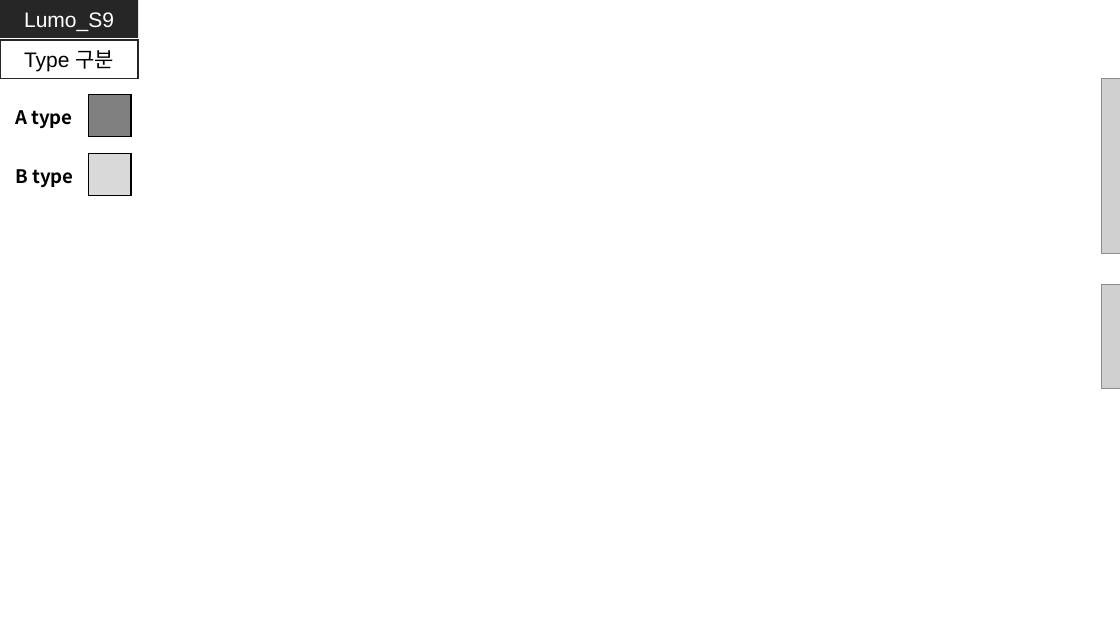
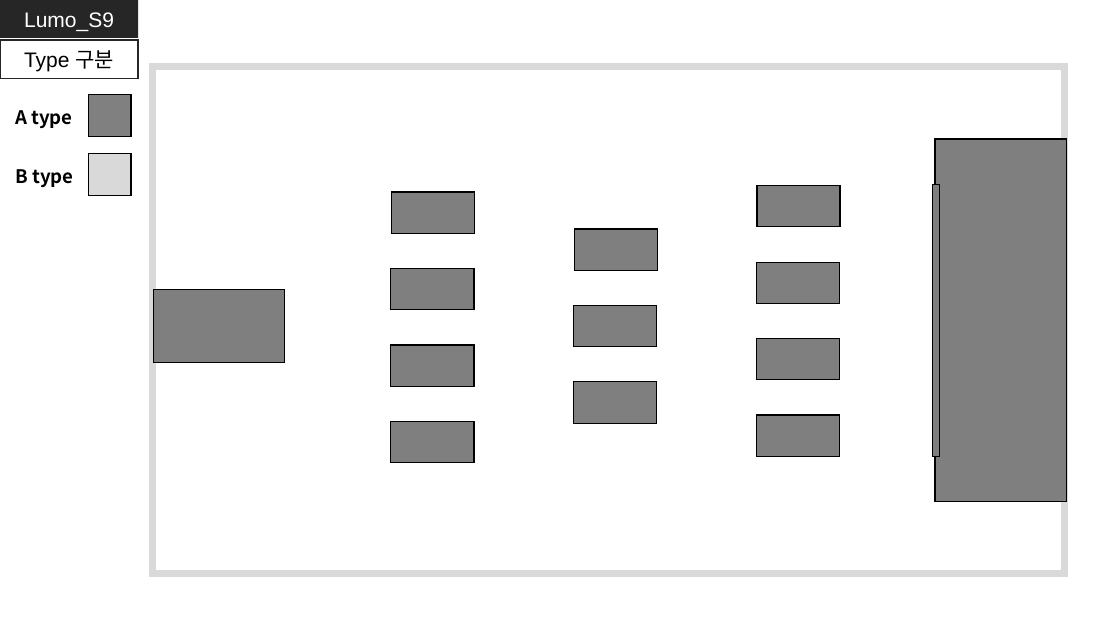
Before and after one commit to GGMGangsterHamster/GangsterHamster, a slide deck: slide 14 of Documents/Lumo_Stage - Nam.pptx. Drawn at 1120x630 pixels with LibreOffice and Linux fonts; fonts in the diff are those of the drawing; grey boxes stand for pictures. Boxes give left, top, right and bottom in pixels: in the first picture for what was removed or moved away, otherwise in the second. Text is boxed around its words. In the diff, an @@ line names an element or a change of style, - is before the commit and + after.

```diff
--- a/Documents/Lumo_Stage - Nam.pptx
+++ b/Documents/Lumo_Stage - Nam.pptx
@@ rectangle added at bbox=[153, 66, 1065, 574], outline #D9D9D9 6 pt @@
@@ picture removed at bbox=[1102, 78, 1120, 254] @@
@@ rectangle added at bbox=[935, 139, 1067, 502], fill #7F7F7F, outline #000000 1 pt @@
@@ rectangle added at bbox=[392, 192, 475, 234], fill #7F7F7F, outline #000000 1 pt @@
@@ rectangle added at bbox=[757, 186, 840, 227], fill #7F7F7F, outline #000000 1 pt @@
@@ rectangle added at bbox=[933, 185, 940, 457], fill #7F7F7F, outline #000000 1 pt @@
@@ rectangle added at bbox=[574, 229, 657, 271], fill #7F7F7F, outline #000000 1 pt @@
@@ rectangle added at bbox=[391, 269, 474, 310], fill #7F7F7F, outline #000000 1 pt @@
@@ rectangle added at bbox=[757, 262, 840, 303], fill #7F7F7F, outline #000000 1 pt @@
@@ rectangle added at bbox=[153, 290, 285, 363], fill #7F7F7F, outline #000000 1 pt @@
@@ picture removed at bbox=[1102, 285, 1120, 389] @@
@@ rectangle added at bbox=[574, 306, 657, 347], fill #7F7F7F, outline #000000 1 pt @@
@@ rectangle added at bbox=[391, 345, 474, 386], fill #7F7F7F, outline #000000 1 pt @@
@@ rectangle added at bbox=[757, 339, 840, 380], fill #7F7F7F, outline #000000 1 pt @@
@@ rectangle added at bbox=[574, 382, 657, 423], fill #7F7F7F, outline #000000 1 pt @@
@@ rectangle added at bbox=[757, 415, 840, 456], fill #7F7F7F, outline #000000 1 pt @@
@@ rectangle added at bbox=[391, 422, 474, 463], fill #7F7F7F, outline #000000 1 pt @@
```
Also in this commit, not shown: 1 other slide changed.
